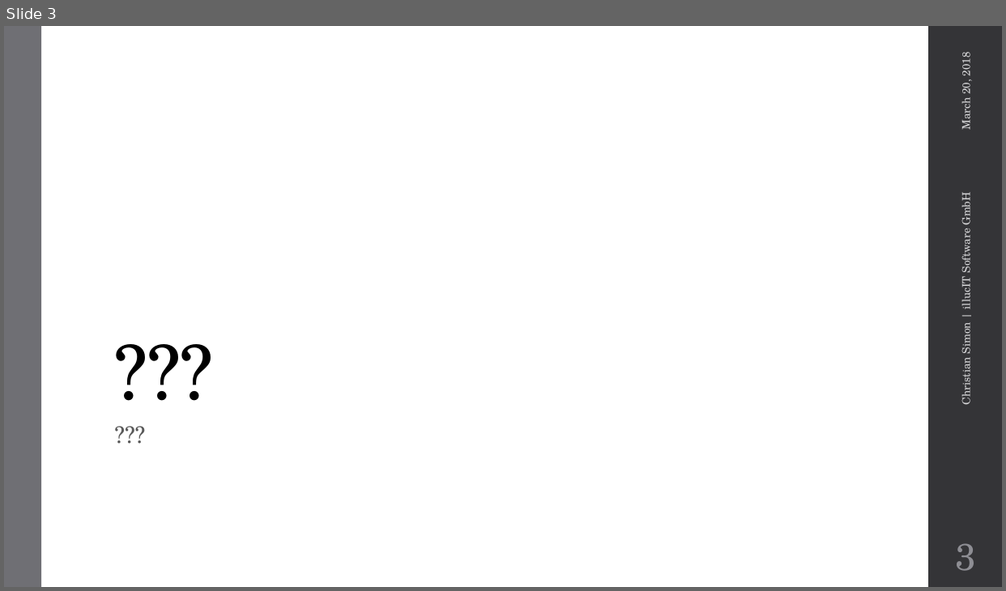
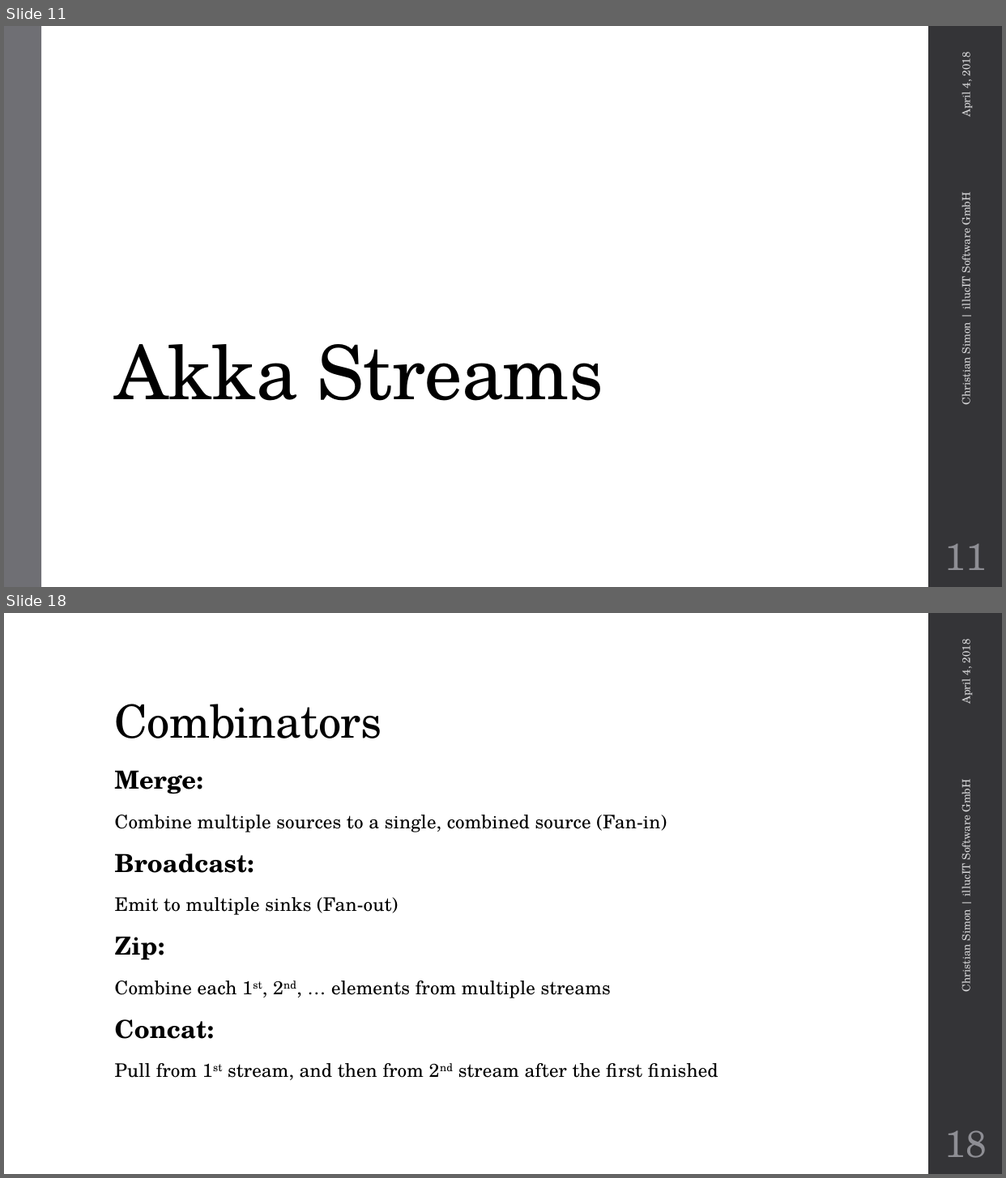
Before and after one commit to metaxmx/IntroductionToAkkaStreams, a slide deck: Introduction to Akka Streams.pptx. Shown one above the other, each under a label of ours: slide 3 before the commit, slides 11 and 18 after it; the slides between them are not shown. The pictures are 1006x591 and 1006x1178 pixels, drawn with LibreOffice and Linux fonts; fonts in the diff are those of the drawing; background and template pictures are left out. Boxes give left, top, right and bottom in pixels: in the first picture for what was removed or moved away, otherwise in the second. Text is boxed around its words. In the diff, an @@ line names an element or a change of style, - is before the commit and + after.

Commit message:
Akka Streams presentation

```diff
--- a/Introduction to Akka Streams.pptx
+++ b/Introduction to Akka Streams.pptx
@@ slide 18 added at (x1=4, y1=613, x2=1002, y2=1174), background #FFFFFF; not listed: 1 template element that a slide beside it also shows @@
@@ text added at (x1=957, y1=641, x2=974, y2=704), 10.5 pt, text #D9D9DB @@
+April 4, 2018
@@ title added at (x1=115, y1=704, x2=382, y2=739), 44 pt, text #000000 @@
+Combinators
@@ text added at (x1=115, y1=770, x2=718, y2=1080), 18 pt, text #000000 @@
+Merge:
+Combine multiple sources to a single, combined source (Fan-in)
+Broadcast:
+Emit to multiple sinks (Fan-out)
+Zip:
+Combine each 1st, 2nd, … elements from multiple streams
+Concat:
+Pull from 1st stream, and then from 2nd stream after the first finished
@@ text added at (x1=957, y1=782, x2=974, y2=991), 10.5 pt, text #D9D9DB @@
+Christian Simon | illucIT Software GmbH
@@ page number added at (x1=945, y1=1131, x2=987, y2=1158), 36 pt, text #8E8E94 @@
+18
@@ what was slide 3 is now slide 11 @@
@@ slide 11 changed as well @@
@@ text at (x1=957, y1=54, x2=974, y2=117): text changed @@
-March 20, 2018
+April 4, 2018
@@ title at (x1=115, y1=344, x2=603, y2=401): text changed @@
-???
+Akka Streams
@@ text removed at (x1=108, y1=419, x2=879, y2=557) @@
-???
@@ page number at (x1=945, y1=544, x2=987, y2=570): text changed @@
-3
+11
```
Also in this commit, not shown: 4 other slides changed, 19 other slides added, 13 other files.
